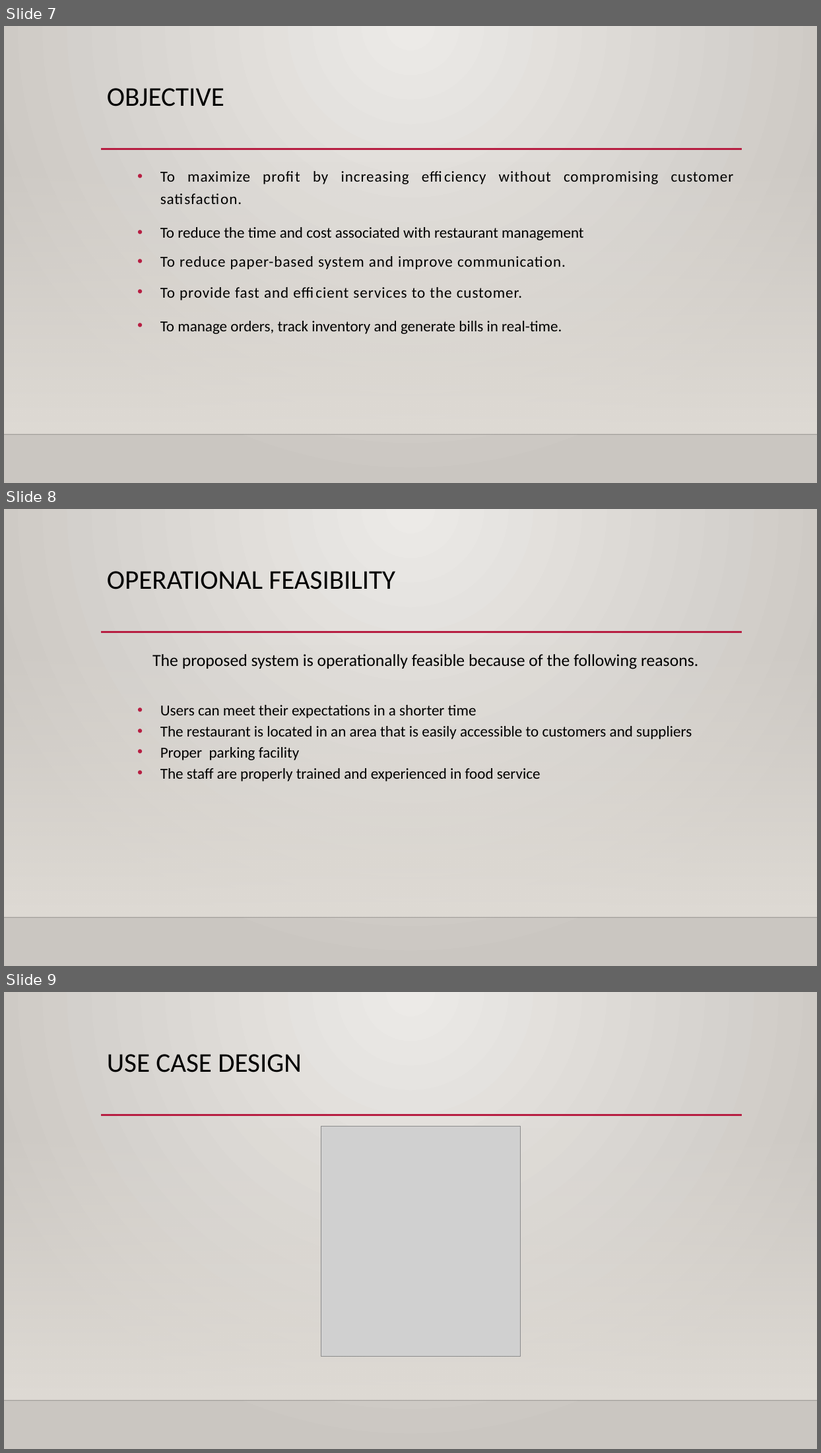
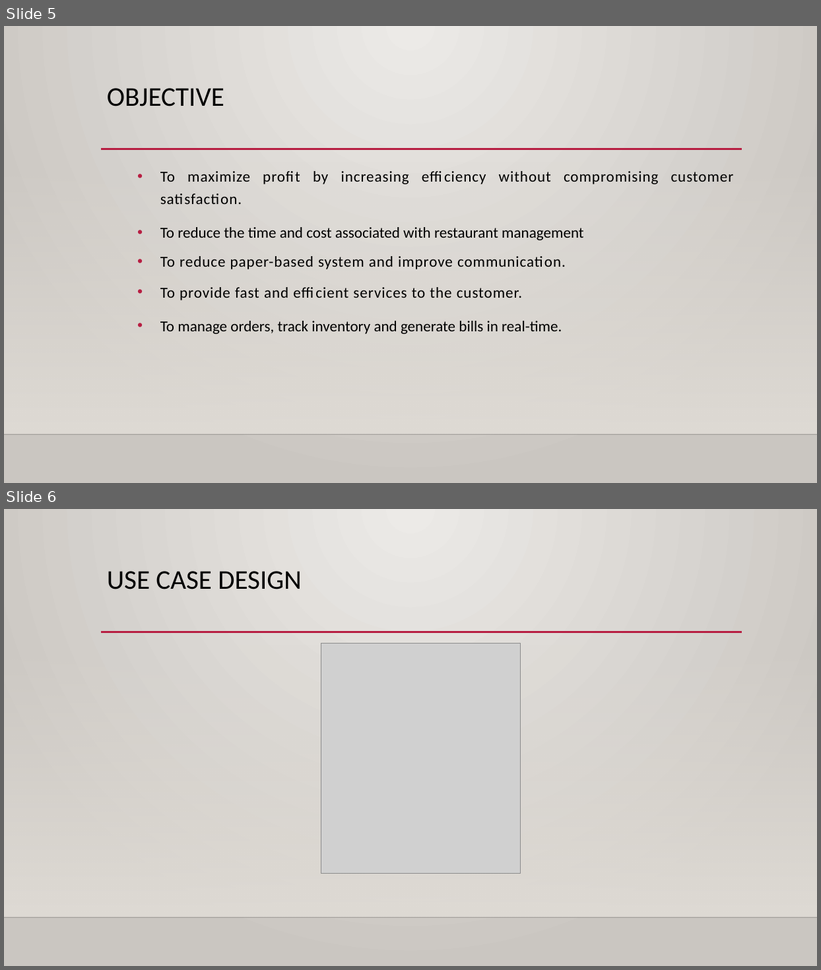
Before and after one commit to iamxettry/RMSproposal, a slide deck: RMS presentation.pptx. Shown one above the other, each under a label of ours: slides 7, 8 and 9 before the commit, slides 5 and 6 after it. The pictures are 821x1453 and 821x970 pixels, drawn with LibreOffice and Linux fonts; fonts in the diff are those of the drawing; grey boxes stand for pictures; background and template pictures are left out. Boxes give left, top, right and bottom in pixels: in the first picture for what was removed or moved away, otherwise in the second. Text is boxed around its words. In the diff, an @@ line names an element or a change of style, - is before the commit and + after.

```diff
--- a/RMS presentation.pptx
+++ b/RMS presentation.pptx
@@ slide 8 removed at (4,509,817,966), background gradient #ECEAE7 to #CAC7C1; not listed: 3 template elements that a slide beside it also shows @@
@@ title removed at (107,571,395,590) @@
-OPERATIONAL FEASIBILITY
@@ text removed at (152,654,698,782) @@
-The proposed system is operationally feasible because of the following reasons.
-  • Users can meet their expectations in a shorter time
-  • The restaurant is located in an area that is easily accessible to customers and suppliers
-  • Proper parking facility
-  • The staff are properly trained and experienced in food service
@@ what was slide 7 is now slide 5 @@
@@ what was slide 9 is now slide 6 @@
```
Also in this commit, not shown: 1 slide changed, 2 other slides removed, 4 other files.
